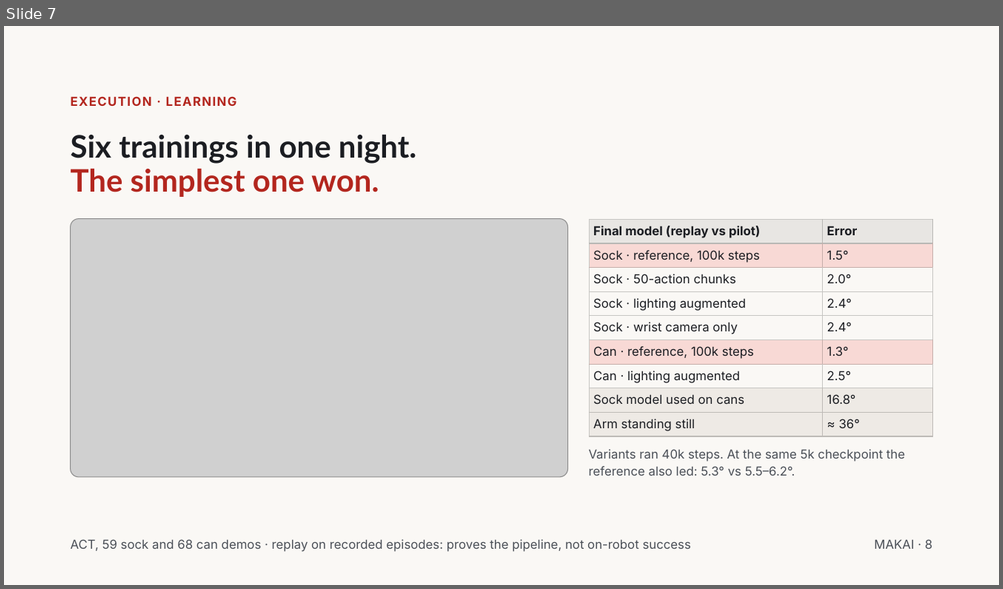
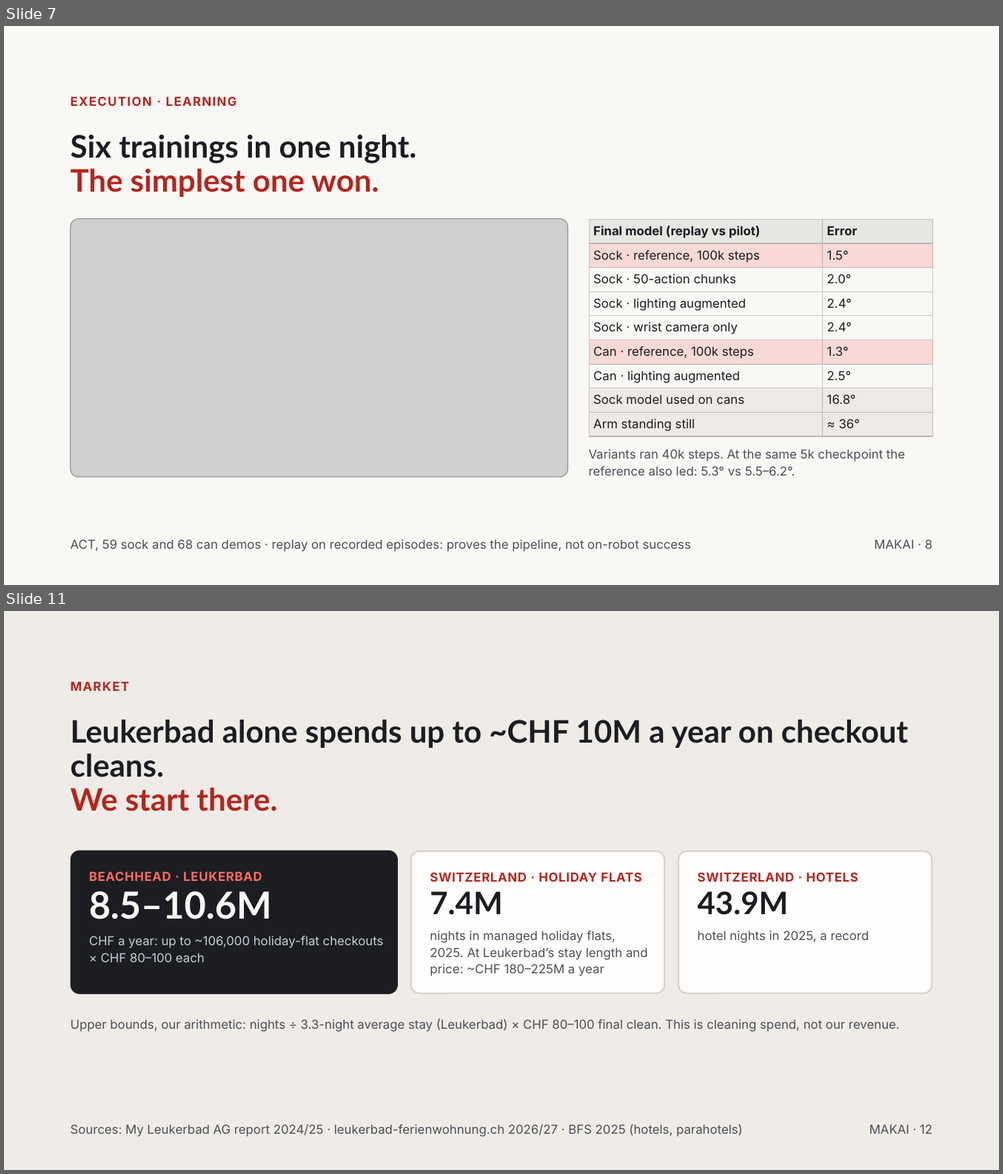
Before and after one commit to AliGhemires/MAKAI, a slide deck: MAKAI pitch.pptx. Shown one above the other, each under a label of ours: slide 7 before the commit, slides 7 and 11 after it; the slides between them are not shown. The pictures are 1003x589 and 1003x1174 pixels, drawn with LibreOffice and Linux fonts; fonts in the diff are those of the drawing; grey boxes stand for pictures. Boxes give left, top, right and bottom in pixels: in the first picture for what was removed or moved away, otherwise in the second. Text is boxed around its words. In the diff, an @@ line names an element or a change of style, - is before the commit and + after.

Commit message:
Added market size slide. Slides and script 95% ready.

```diff
--- a/MAKAI pitch.pptx
+++ b/MAKAI pitch.pptx
@@ slide 11 added at (4,611,999,1170), background #EFEBE6 @@
@@ text added at (71,681,130,691), 12 pt, text #B3261E, bold @@
+MARKET
@@ title added at (71,720,908,812), 30 pt, text #1B1D22, bold @@
+Leukerbad alone spends up to ~CHF 10M a year on checkout cleans.
+We start there.
@@ rounded rectangle added at (71,851,398,994), fill #1B1D22 @@
@@ rounded rectangle added at (410,851,664,994), fill #FFFEFC, outline #D8D3CC 1.5 pt @@
@@ rounded rectangle added at (678,851,932,994), fill #FFFEFC, outline #D8D3CC 1.5 pt @@
@@ text added at (89,871,262,881), 12 pt, text #FF6B5E, bold @@
+BEACHHEAD · LEUKERBAD
@@ text added at (430,872,641,882), 12 pt, text #B3261E, bold @@
+SWITZERLAND · HOLIDAY FLATS
@@ text added at (697,872,858,882), 12 pt, text #B3261E, bold @@
+SWITZERLAND · HOTELS
@@ text added at (89,891,272,920), 36 pt, text #FAF8F5, bold @@
+8.5–10.6M
@@ text added at (430,891,502,915), 30 pt, text #1B1D22, bold @@
+7.4M
@@ text added at (697,891,788,915), 30 pt, text #1B1D22, bold @@
+43.9M
@@ text added at (89,936,384,963), 12 pt, text #C9CCD2 @@
+CHF a year: up to ~106,000 holiday-flat checkouts × CHF 80–100 each
@@ text added at (430,931,648,977), 12 pt, text #4A4F57 @@
+nights in managed holiday flats, 2025. At Leukerbad’s stay length and price: ~CHF 180–225M a year
@@ text added at (697,931,869,943), 12 pt, text #4A4F57 @@
+hotel nights in 2025, a record
@@ text added at (71,1019,899,1032), 12 pt, text #4A4F57 @@
+Upper bounds, our arithmetic: nights ÷ 3.3-night average stay (Leukerbad) × CHF 80–100 final clean. This is cleaning spend, not our revenue.
@@ text added at (71,1125,743,1137), 12 pt, text #4A4F57 @@
+Sources: My Leukerbad AG report 2024/25 · leukerbad-ferienwohnung.ch 2026/27 · BFS 2025 (hotels, parahotels)
@@ text added at (869,1125,932,1134), 12 pt, text #4A4F57 @@
+MAKAI · 12
```
Also in this commit, not shown: 7 slides changed, 7 other files.
